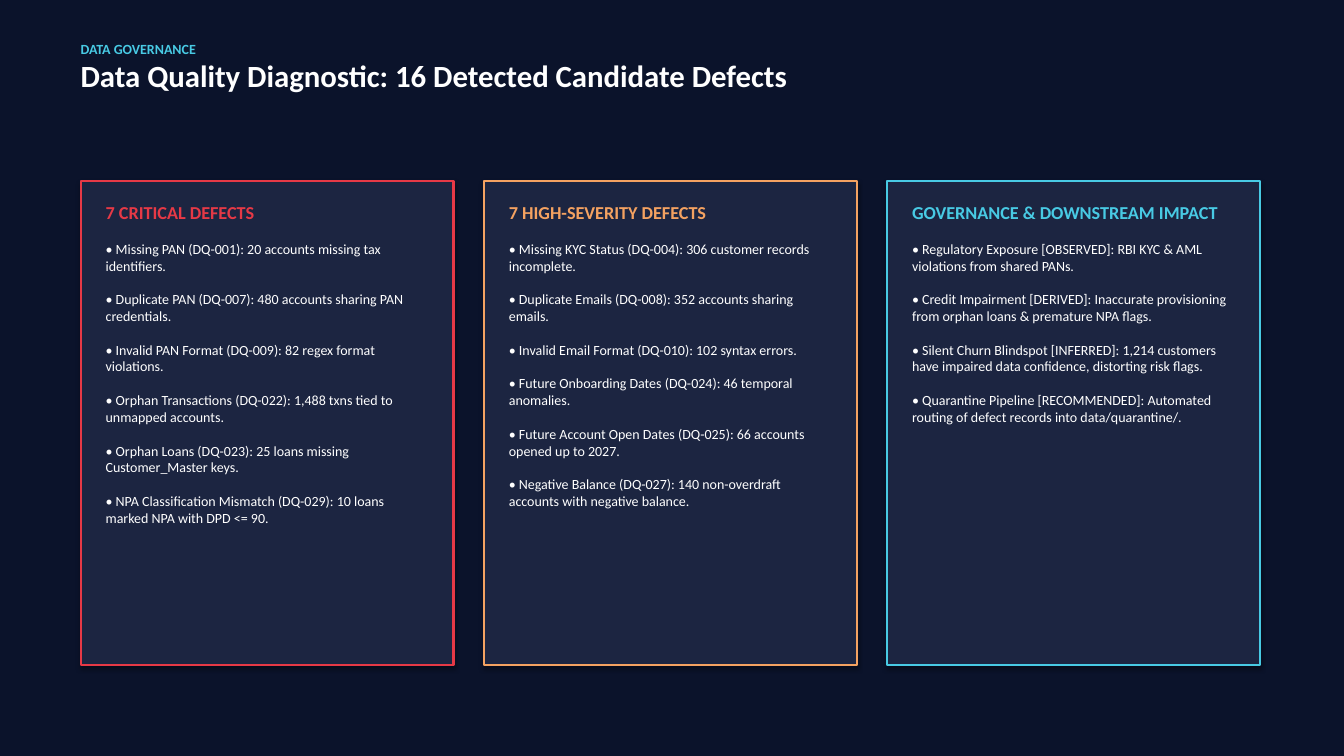
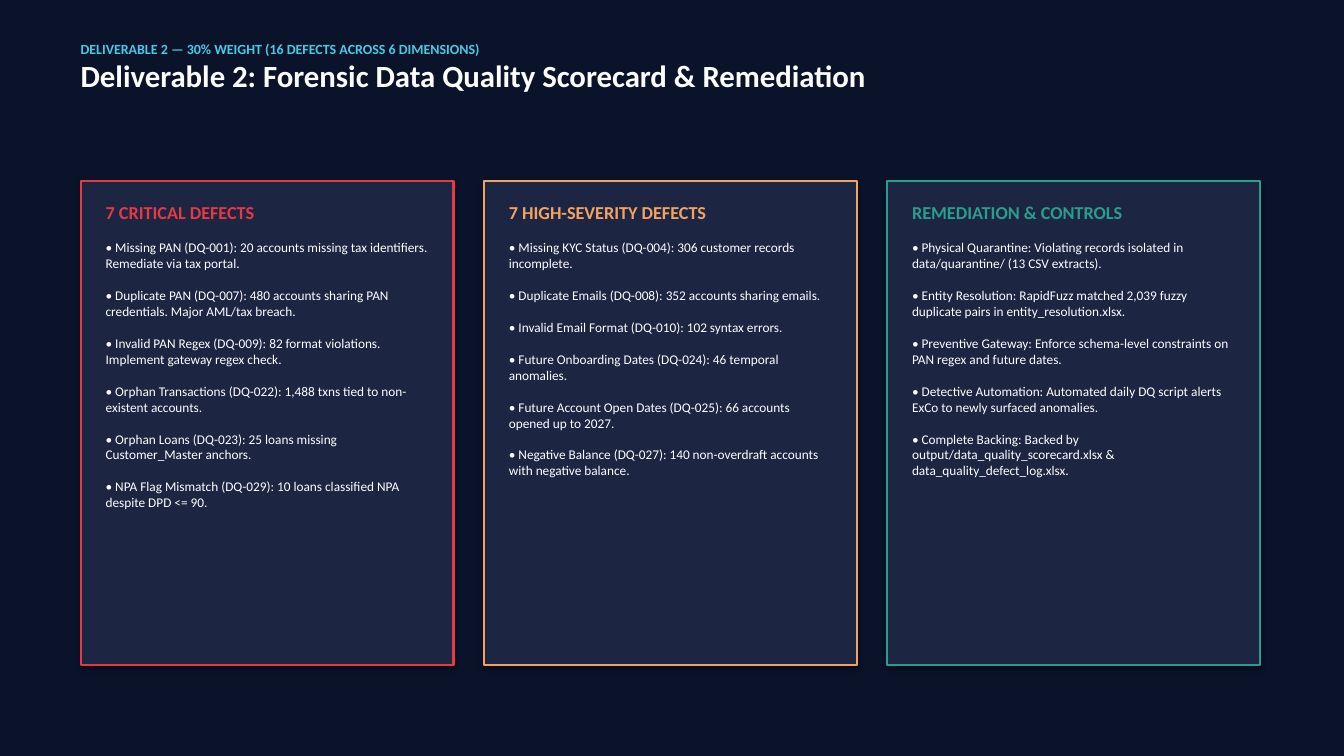
Before and after one commit to Harshul14/Wells-Fargo, a slide deck: slide 5 of output/Apex_Retail_Bank_Executive_Deck.pptx (slide 4 before the commit). Drawn at 1344x756 pixels with LibreOffice and Linux fonts; fonts in the diff are those of the drawing. Boxes give left, top, right and bottom in pixels: in the first picture for what was removed or moved away, otherwise in the second. Text is boxed around its words. In the diff, an @@ line names an element or a change of style, - is before the commit and + after.

Commit message:
fix: reconcile final deliverables and presentation deck to ground-truth figures
- Synchronize PowerPoint decks (14 slides) to verified deposit liabilities (₹131.09 Cr) and churn balance at risk (₹67.33 Cr / 51.37%)
- Update segment at-risk distribution (Wealth: ₹39.73 Cr, Privileged: ₹19.67 Cr, Mass Retail: ₹7.94 Cr)
- Reconcile frontline archetypes (A-F) and top 5 branch hubs (BR004, BR001, BR023, BR014, BR012)
- Update auditor.py and checklist_builder.py to reflect exact ground truth and regenerate audit workbooks
- Synchronize narrative figures across docs (06, 07, 09, 10, FINAL_README, powerbi/README)

```diff
--- a/output/Apex_Retail_Bank_Executive_Deck.pptx
+++ b/output/Apex_Retail_Bank_Executive_Deck.pptx
@@ text at <box>81,44,866,92</box>: text changed @@
-DATA GOVERNANCE
-Data Quality Diagnostic: 16 Detected Candidate Defects
+DELIVERABLE 2 — 30% WEIGHT (16 DEFECTS ACROSS 6 DIMENSIONS)
+Deliverable 2: Forensic Data Quality Scorecard & Remediation
@@ rectangle at <box>887,181,1260,665</box>: outline #48CAE4 1.5 pt to #2A9D8F 1.5 pt @@
@@ text at <box>912,207,1228,478</box>: text changed; size 10 to 9.5 pt @@
-GOVERNANCE & DOWNSTREAM IMPACT
-• Regulatory Exposure [OBSERVED]: RBI KYC & AML violations from shared PANs.
-• Credit Impairment [DERIVED]: Inaccurate provisioning from orphan loans & premature NPA flags.
-• Silent Churn Blindspot [INFERRED]: 1,214 customers have impaired data confidence, distorting risk flags.
-• Quarantine Pipeline [RECOMMENDED]: Automated routing of defect records into data/quarantine/.
+REMEDIATION & CONTROLS
+• Physical Quarantine: Violating records isolated in data/quarantine/ (13 CSV extracts).
+• Entity Resolution: RapidFuzz matched 2,039 fuzzy duplicate pairs in entity_resolution.xlsx.
+• Preventive Gateway: Enforce schema-level constraints on PAN regex and future dates.
+• Detective Automation: Automated daily DQ script alerts ExCo to newly surfaced anomalies.
+• Complete Backing: Backed by output/data_quality_scorecard.xlsx & data_quality_defect_log.xlsx.
@@ text at <box>106,242,427,509</box>: text changed; size 10 to 9.5 pt @@
-• Missing PAN (DQ-001): 20 accounts missing tax identifiers.
-• Duplicate PAN (DQ-007): 480 accounts sharing PAN credentials.
-• Invalid PAN Format (DQ-009): 82 regex format violations.
-• Orphan Transactions (DQ-022): 1,488 txns tied to unmapped accounts.
-• Orphan Loans (DQ-023): 25 loans missing Customer_Master keys.
-• NPA Classification Mismatch (DQ-029): 10 loans marked NPA with DPD <= 90.
+• Missing PAN (DQ-001): 20 accounts missing tax identifiers. Remediate via tax portal.
+• Duplicate PAN (DQ-007): 480 accounts sharing PAN credentials. Major AML/tax breach.
+• Invalid PAN Regex (DQ-009): 82 format violations. Implement gateway regex check.
+• Orphan Transactions (DQ-022): 1,488 txns tied to non-existent accounts.
+• Orphan Loans (DQ-023): 25 loans missing Customer_Master anchors.
+• NPA Flag Mismatch (DQ-029): 10 loans classified NPA despite DPD <= 90.
@@ text at <box>509,242,820,478</box>: size 10 to 9.5 pt @@
```
Also in this commit, not shown: 9 other slides changed, 4 slides added, 2 slides removed, 15 other files.
